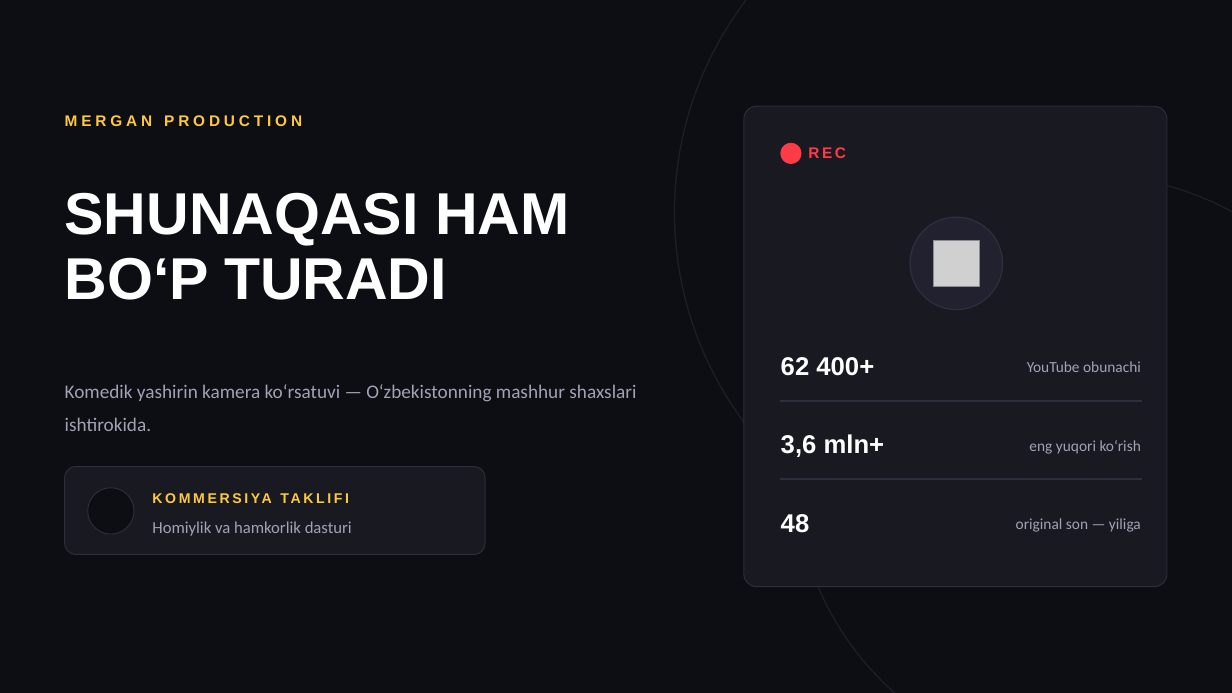
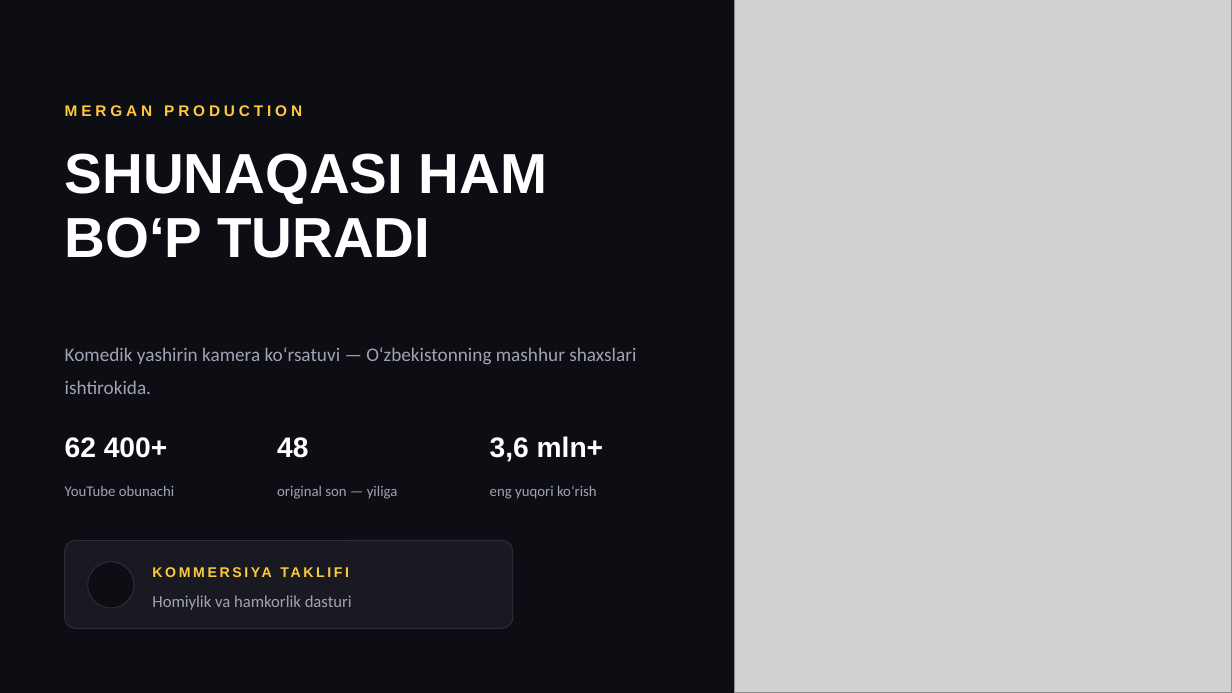
Before and after one commit to nurbektez/hamyon, a slide deck: slide 1 of prezentatsiya/Shunaqasi_ham_bop_turadi_Kommersiya_taklifi.pptx. Drawn at 1232x693 pixels with LibreOffice and Linux fonts; fonts in the diff are those of the drawing; grey boxes stand for pictures; background and template pictures are left out. Boxes give left, top, right and bottom in pixels: in the first picture for what was removed or moved away, otherwise in the second. Text is boxed around its words. In the diff, an @@ line names an element or a change of style, - is before the commit and + after.

```diff
--- a/prezentatsiya/Shunaqasi_ham_bop_turadi_Kommersiya_taklifi.pptx
+++ b/prezentatsiya/Shunaqasi_ham_bop_turadi_Kommersiya_taklifi.pptx
@@ ellipse removed at (x1=675, y1=0, x2=1232, y2=564) @@
@@ picture added at (x1=735, y1=0, x2=1232, y2=693) @@
@@ text "MERGAN PRODUCTION" moved from (x1=65, y1=115, x2=302, y2=126) to (x1=65, y1=105, x2=302, y2=116) @@
@@ text "SHUNAQASI HAM" moved from (x1=65, y1=192, x2=569, y2=300) to (x1=65, y1=153, x2=548, y2=258) @@
@@ text "SHUNAQASI HAM" at (x1=65, y1=153, x2=548, y2=258): size 46 to 44 pt; vertical alignment middle to top @@
@@ ellipse removed at (x1=781, y1=143, x2=801, y2=164) @@
@@ text removed at (x1=808, y1=147, x2=846, y2=158) @@
-REC
@@ ellipse removed at (x1=795, y1=176, x2=1232, y2=693) @@
@@ ellipse removed at (x1=910, y1=217, x2=1003, y2=310) @@
@@ picture removed at (x1=933, y1=240, x2=980, y2=287) @@
@@ text "Komedik yashirin kamera ko‘rsatuvi — ..." moved from (x1=65, y1=384, x2=636, y2=431) to (x1=65, y1=347, x2=636, y2=394) @@
@@ rectangle removed at (x1=781, y1=400, x2=1141, y2=401) @@
@@ text "62 400+" moved from (x1=781, y1=357, x2=874, y2=376) to (x1=65, y1=437, x2=167, y2=458) @@
@@ size 20 to 22 pt in 3 elements at (x1=490, y1=436, x2=604, y2=462), (x1=65, y1=437, x2=167, y2=458), (x1=277, y1=437, x2=308, y2=458) @@
@@ text "48" moved from (x1=781, y1=514, x2=810, y2=533) to (x1=277, y1=437, x2=308, y2=458) @@
@@ text "3,6 mln+" moved from (x1=781, y1=434, x2=885, y2=457) to (x1=490, y1=436, x2=604, y2=462) @@
@@ text "YouTube obunachi" moved from (x1=1027, y1=361, x2=1141, y2=372) to (x1=65, y1=485, x2=175, y2=496) @@
@@ rounded rectangle removed at (x1=65, y1=467, x2=485, y2=555) @@
@@ size 12 to 11.5 pt; alignment right to left; line spacing 14pt to 15pt in 3 elements at (x1=65, y1=485, x2=175, y2=496), (x1=490, y1=485, x2=597, y2=499), (x1=277, y1=485, x2=398, y2=499) @@
@@ text "original son — yiliga" moved from (x1=1016, y1=518, x2=1141, y2=532) to (x1=277, y1=485, x2=398, y2=499) @@
@@ text "eng yuqori ko‘rish" moved from (x1=1029, y1=440, x2=1141, y2=454) to (x1=490, y1=485, x2=597, y2=499) @@
@@ rectangle removed at (x1=781, y1=479, x2=1141, y2=480) @@
@@ rounded rectangle resized from (x1=744, y1=106, x2=1167, y2=587) to (x1=65, y1=541, x2=513, y2=628) @@
@@ rounded rectangle at (x1=65, y1=541, x2=513, y2=628): proportions changed @@
@@ ellipse moved from (x1=88, y1=488, x2=134, y2=534) to (x1=88, y1=562, x2=134, y2=608) @@
@@ text "KOMMERSIYA TAKLIFI" rewrapped from (x1=152, y1=485, x2=467, y2=511) to (x1=152, y1=559, x2=494, y2=585) @@
@@ text "Homiylik va hamkorlik dasturi" moved from (x1=152, y1=521, x2=352, y2=536) to (x1=152, y1=595, x2=352, y2=610) @@
```
Also in this commit, not shown: 2 other slides changed, 6 other files.
